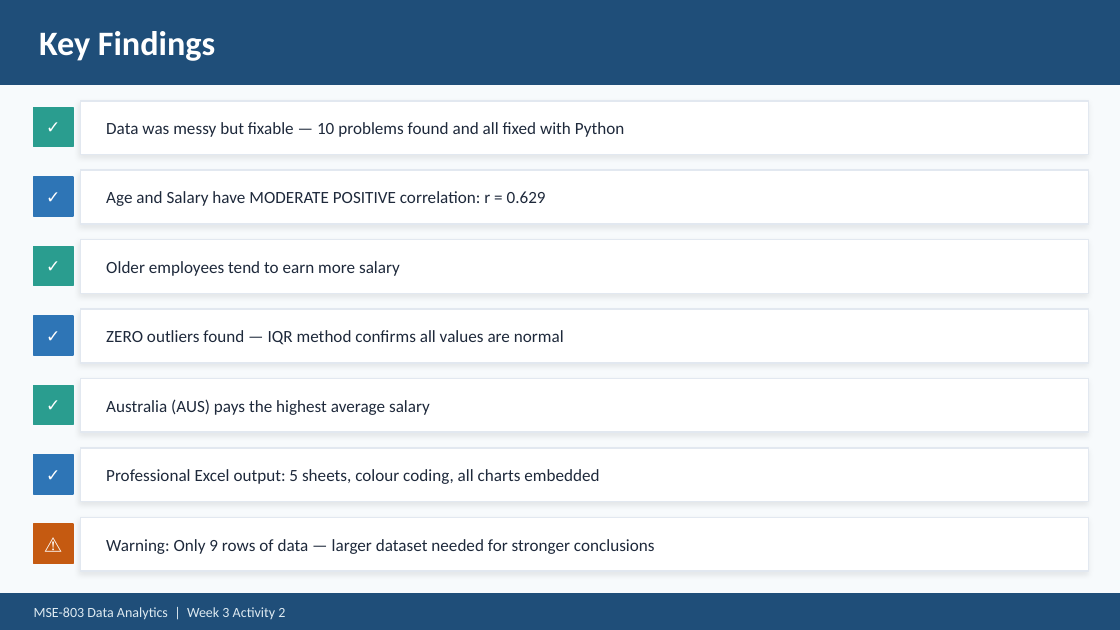
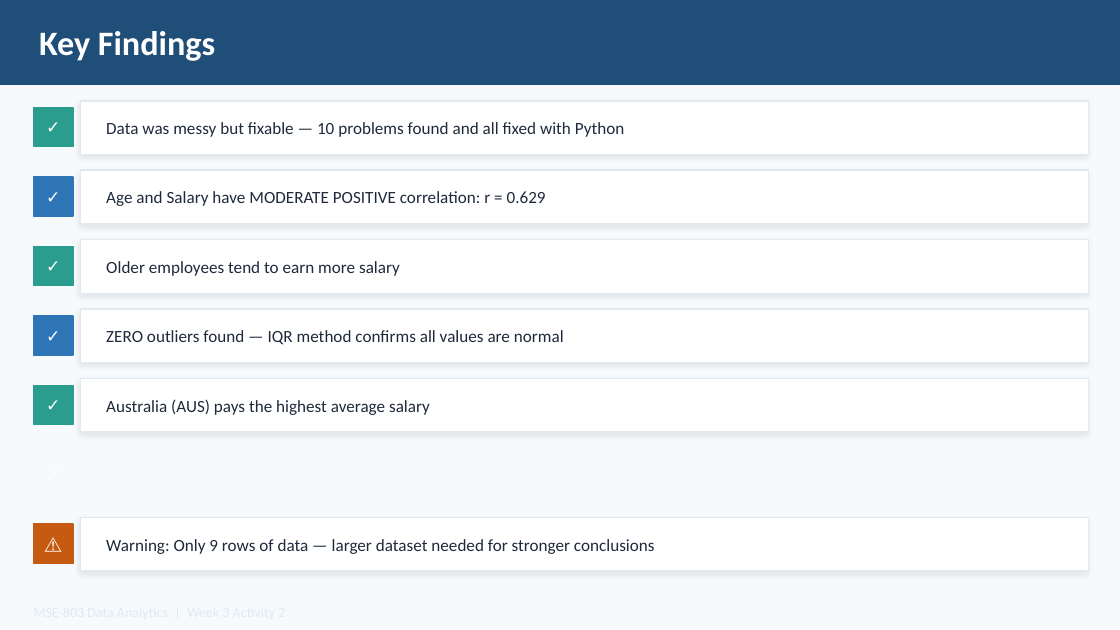
Before and after one commit to Wisidagamage/MSE-803-Data-Analytics, a slide deck: slide 8 of week 3/Activity 2/messy_dataset_Visualization.pptx (slide 12 before the commit). Drawn at 1120x630 pixels with LibreOffice and Linux fonts; fonts in the diff are those of the drawing. Boxes give left, top, right and bottom in pixels: in the first picture for what was removed or moved away, otherwise in the second. Text is boxed around its words. In the diff, an @@ line names an element or a change of style, - is before the commit and + after.

Commit message:
Presentation

```diff
--- a/week 3/Activity 2/messy_dataset_Visualization.pptx
+++ b/week 3/Activity 2/messy_dataset_Visualization.pptx
@@ rectangle removed at [81,448,1089,502] @@
@@ rectangle removed at [34,455,73,494] @@
@@ text removed at [106,469,599,484] @@
-Professional Excel output: 5 sheets, colour coding, all charts embedded
@@ rectangle removed at [0,594,1120,629] @@
@@ text removed at [34,607,285,620] @@
-MSE-803 Data Analytics | Week 3 Activity 2
```
Also in this commit, not shown: 2 other slides changed, 4 slides removed.
